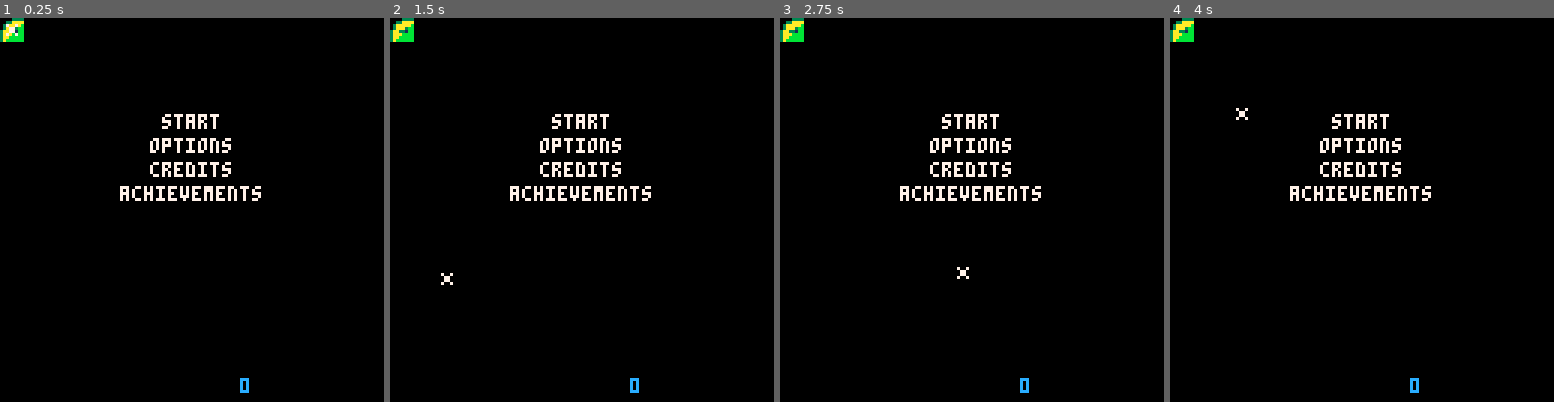
Above: before the commit, frames 1-4 (left to right).
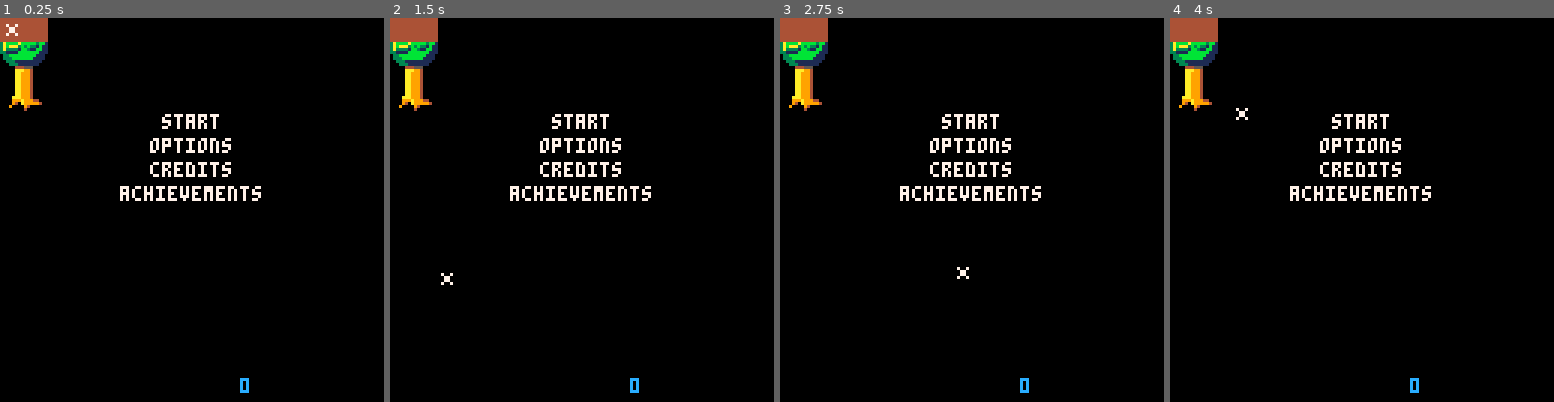
Above: after the commit, the same moments.

Repository: Mastoast/LDJam58
Game: PICO-8 cartridge ldjam58.p8
The game is run twice, just before and just after one commit, with the same random seed, the same clock (stepped at 60 frames per second) and the same inputs.
Inputs (mouse positions are in pixels of both pictures, inside the frame that each line leads up to):
- Up to frame 1 (0.25 s): no input
- Up to frame 2 (1.5 s): click (670, 121) at 0.67 s; click (436, 267) at 1.22 s
- Up to frame 3 (2.75 s): click (887, 114) at 1.77 s; click (952, 259) at 2.32 s
- Up to frame 4 (4 s): click (1404, 106) at 2.87 s; click (1465, 256) at 3.42 s; click (1231, 102) at 3.97 s

The runs differ from the first frame. In frame 1, 2.0% of the frame differs, in the area x 0-13%, y 0-25%; in frame 2, 2.0%; in frame 3, 2.0%; in frame 4, 2.0%.

Commit message:
petits dessins

Diff:
--- a/ldjam58.p8
+++ b/ldjam58.p8
@@ -43,5 +43,104 @@
 
 
 
+…(96 lines of a section not shown)…
 __map__
-0100000000000000000000000000000000000000000000000000000000000000000000000000000000000000000000000000000000000000000000000000000000000000000000000000000000000000000000000000000000000000000000000000000000000000000000000000000000000000000000000000000000000000
+3838000000000000000000000000000000000000000000000000000000000000000000000000000000000000000000000000000000000000000000000000000000000000000000000000000000000000000000000000000000000000000000000000000000000000000000000000000000000000000000000000000000000000
+1112000000000000000000000000000000000000000000000000000000000000000000000000000000000000000000000000000000000000000000000000000000000000000000000000000000000000000000000000000000000000000000000000000000000000000000000000000000000000000000000000000000000000
+2122000000000000000000000000000000000000000000000000000000000000000000000000000000000000000000000000000000000000000000000000000000000000000000000000000000000000000000000000000000000000000000000000000000000000000000000000000000000000000000000000000000000000
+3132000000000000000000000000000000000000000000000000000000000000000000000000000000000000000000000000000000000000000000000000000000000000000000000000000000000000000000000000000000000000000000000000000000000000000000000000000000000000000000000000000000000000
Not shown, changed: 127 lines of the sprite sheet (__gfx__) section of ldjam58.p8
